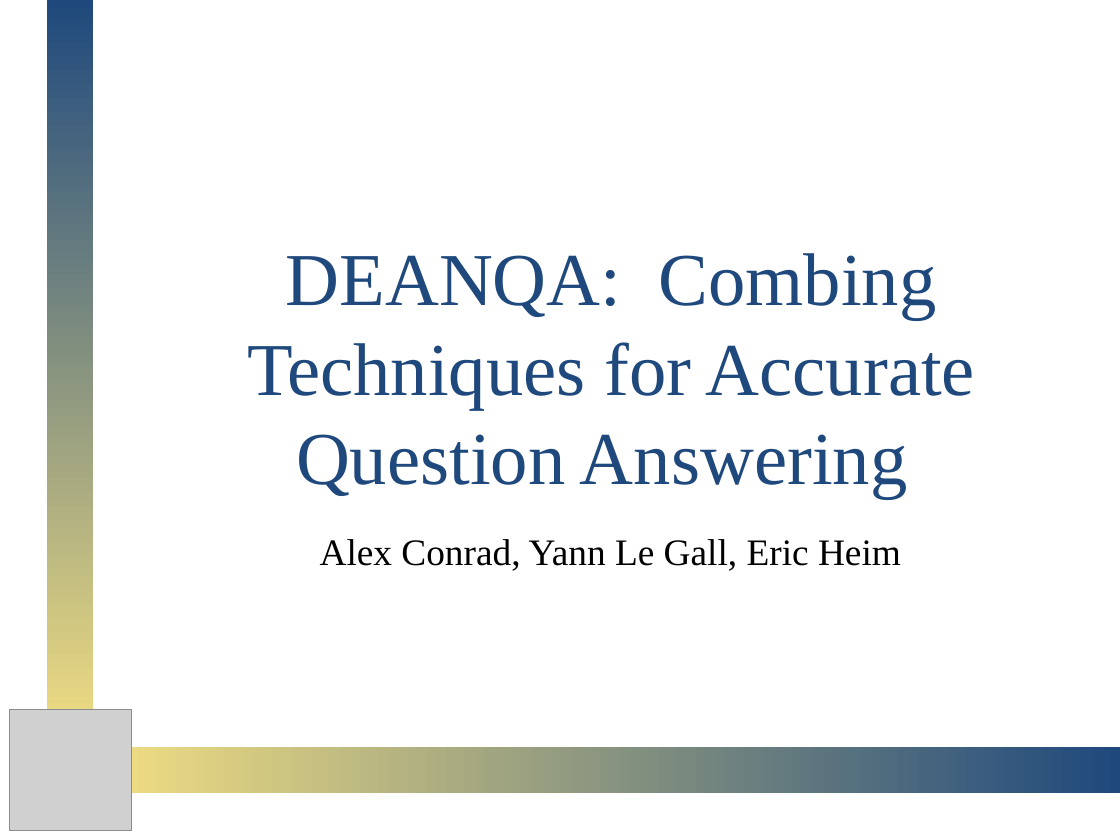
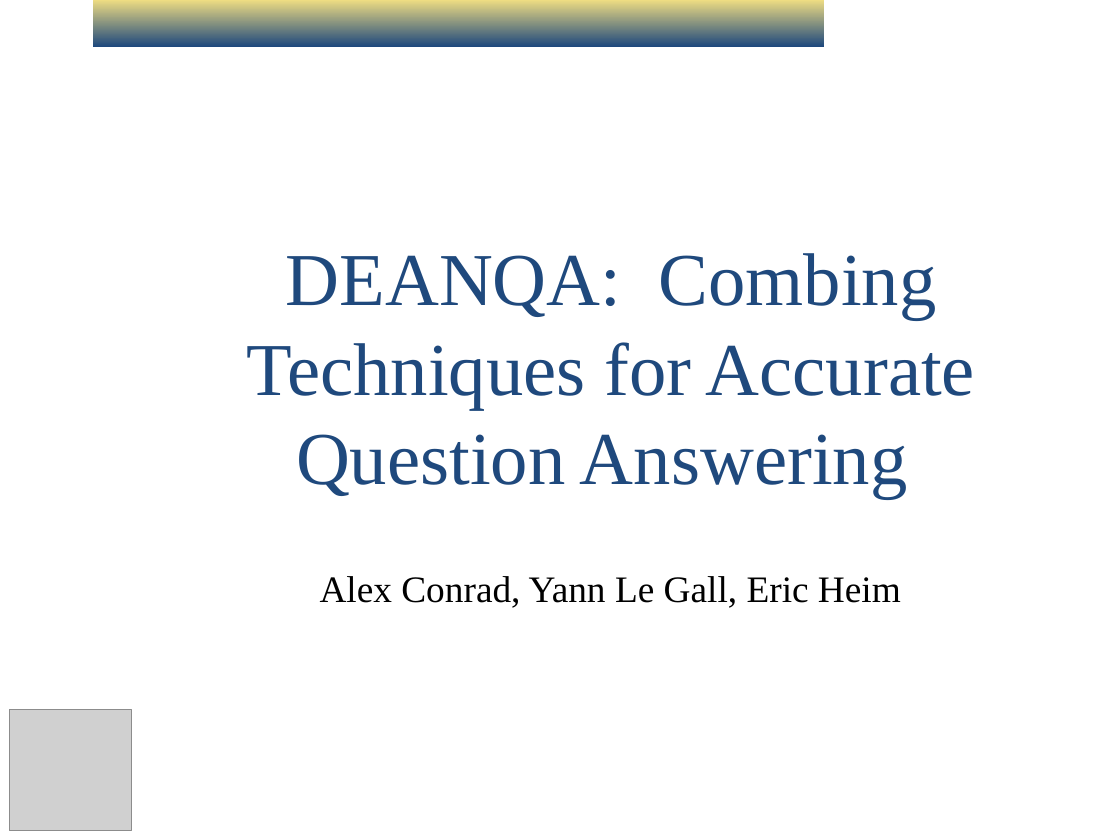
Before and after one commit to omgpotatoes/DEANQA, a slide deck: slide 1 of presentation/DeanQA.pptx. Drawn at 1120x840 pixels with LibreOffice and Linux fonts; fonts in the diff are those of the drawing; grey boxes stand for pictures. Boxes give left, top, right and bottom in pixels: in the first picture for what was removed or moved away, otherwise in the second. Text is boxed around its words. In the diff, an @@ line names an element or a change of style, - is before the commit and + after.

```diff
--- a/presentation/DeanQA.pptx
+++ b/presentation/DeanQA.pptx
@@ rectangle removed at [46,1,94,732] @@
@@ rectangle added at [93,0,824,47], fill gradient #1F497D to #EEDC82 @@
@@ text "Alex Conrad, Yann Le Gall, ..." at [320,576,901,608]: less space between paragraphs; vertical alignment top to middle @@
@@ rectangle removed at [119,747,1120,794] @@
```
Also in this commit, not shown: 1 other slide changed, 2 slides added, 1 other file.
